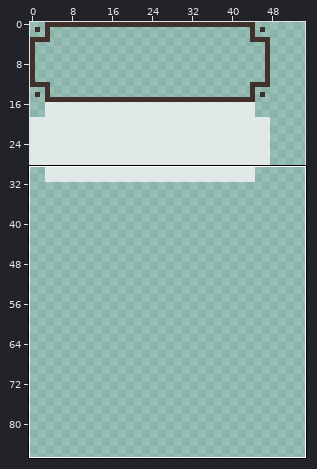
Pixel-art file: art/UI/UI.ase. The first picture is a wide view before the edit; the outline marks the close-up.
Close-up. The starting point:
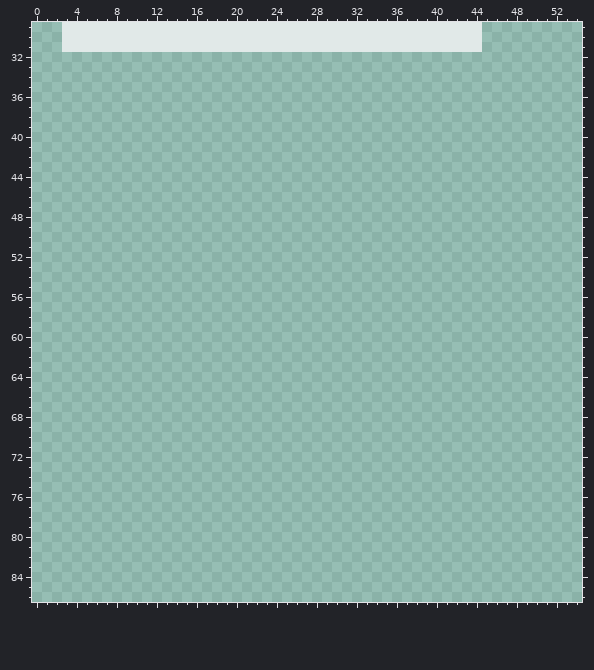
640x360 pixels, 1 frame. Shown: x 0..54, y 29..86. The wide view leaves out empty margins.
After the commit:
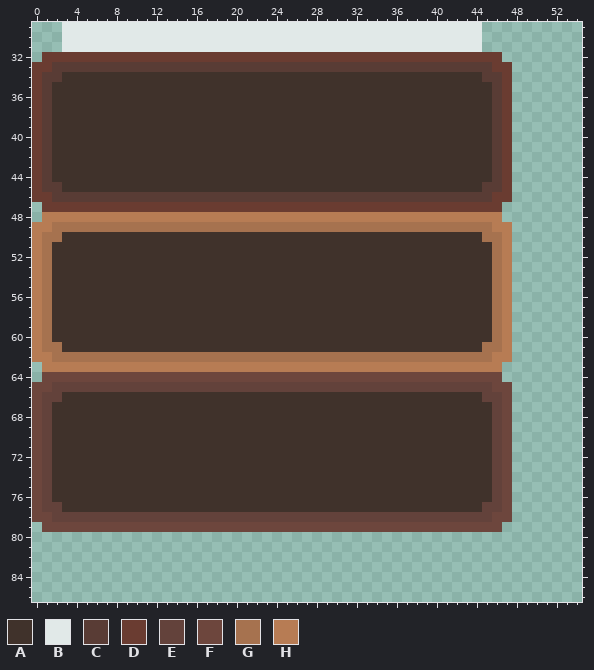
Palette (. is transparent): A #40322b  B #e1e9e8  C #593c35  D #6a3c31  E #63423b  F #6d463d  G #a6724f  H #b77c54
Edits made:
The author put colour A in row 34 at x 3 to 44; in rows 35 to 44 at x 2 to 45; in row 45 at x 3 to 44; in row 50 at x 3 to 44; in rows 51 to 60 at x 2 to 45; in row 61 at x 3 to 44.
The author put colour A in row 66 at x 3 to 44; in rows 67 to 76 at x 2 to 45; in row 77 at x 3 to 44.
The author put colour C in row 33 at x 2 to 45; in row 34 at x 1 to 2 and 45 to 46; in rows 35 to 44 at x 1 and 46; in row 45 at x 1 to 2 and 45 to 46; in row 46 at x 2 to 45.
The author put colour D in row 32 at x 1 to 46; in row 33 at x 0 to 1 and 46 to 47; in rows 34 to 45 at x 0 and 47; in row 46 at x 0 to 1 and 46 to 47; in row 47 at x 1 to 46.
The author put colour E in row 65 at x 2 to 45; in row 66 at x 1 to 2 and 45 to 46; in rows 67 to 76 at x 1 and 46; in row 77 at x 1 to 2 and 45 to 46; in row 78 at x 2 to 45.
The author put colour F in row 64 at x 1 to 46; in row 65 at x 0 to 1 and 46 to 47; in rows 66 to 77 at x 0 and 47; in row 78 at x 0 to 1 and 46 to 47; in row 79 at x 1 to 46.
The author put colour G in row 49 at x 2 to 45; in row 50 at x 1 to 2 and 45 to 46; in rows 51 to 60 at x 1 and 46; in row 61 at x 1 to 2 and 45 to 46; in row 62 at x 2 to 45.
The author put colour H in row 48 at x 1 to 46; in row 49 at x 0 to 1 and 46 to 47; in rows 50 to 61 at x 0 and 47; in row 62 at x 0 to 1 and 46 to 47; in row 63 at x 1 to 46.
Boxes around the changes in both close-ups, in picture pixels (x1, y1, x2, y2):
added: (32, 52, 512, 532)
